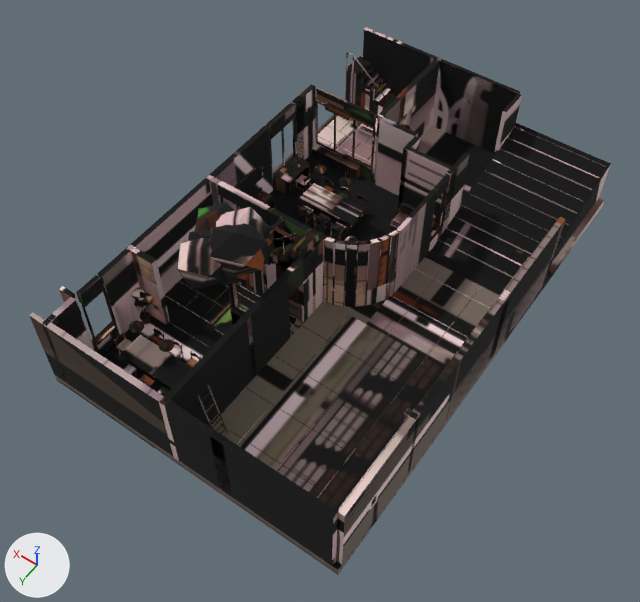
One commit to the glTF model site/public/models/baked/basement-day.gltf: the scene before it, then after it.
Both versions are drawn from a camera (50 mm lens) standing at (-4.35, 6.85, 9.89) and looking at (-0.04, 0.81, 0.4). Arrows for +X, +Y and +Z are at lower left; the lights stay in place. The older version comes first. Vertices at exactly the same position are counted once.

Objects in the first picture: 'basement.baked.001'.
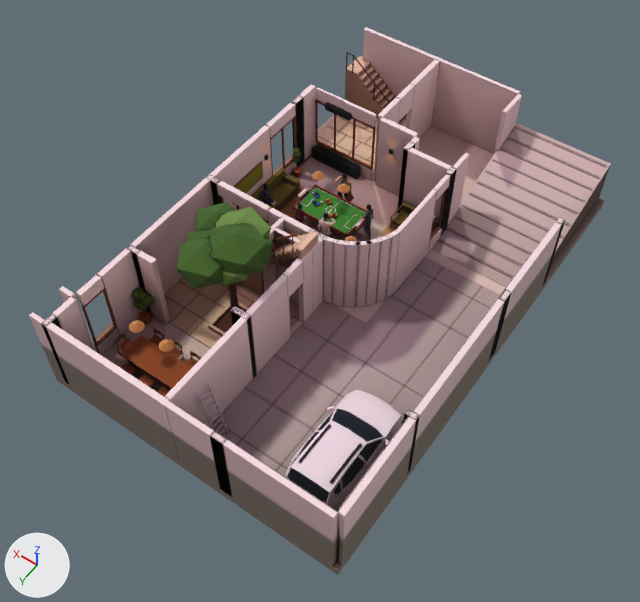
The change, as a diff of the scene's bpy script:
```diff
--- a/site/public/models/baked/basement-day.gltf.py
+++ b/site/public/models/baked/basement-day.gltf.py
@@ me_basement_baked_003 @@
 # used by ob_basement_baked_001; location = (0.0, 0.0, 0.0)
-me_basement_baked_003.from_pydata(...)  # 13933 vertices, 24026 faces; spans x -2.29..2.29, y -3.62..3.62, z -0.15..2.0
+me_basement_baked_003.from_pydata(...)  # 21020 vertices, 37584 faces; spans x -2.29..2.29, y -3.62..3.62, z -0.15..2.0
+# me_basement_baked_003 part 1: the loose piece of 8 vertices spanning x 0.54..0.72, y -0.68..-0.5, z 0.19..0.2 is scaled about its middle by (0.217, 0.227, 1), then moved by (0.12, -0.06, 0.16)
+# me_basement_baked_003 part 2: the loose piece of 8 vertices spanning x 1.14..1.32, y -0.68..-0.5, z 0.19..0.2 is scaled about its middle by (0.221, 0.231, 1), then moved by (-0.11, -0.11, 0.16)
+# me_basement_baked_003 part 3: the loose piece of 8 vertices spanning x 1.14..1.32, y -1.22..-1.04, z 0.19..0.2 is turned -42.5 degrees about the z axis through its middle and scaled by 0.234, then moved by (-0.02, 0.28, 0.16)
+# me_basement_baked_003 part 4: 122 loose pieces with 1924 vertices, spanning x -0.29..1.99, y -1.37..0.46, z 0.01..0.96, are deleted
+# me_basement_baked_003 part 5: 50 vertices removed from x 0.85..1.98, y -1.23..-0.44, z 0.01..0.33; 7134 vertices added at x -0.48..2.0, y -1.84..0.49, z 0.01..0.98
+# me_basement_baked_003 part 6: 1663 vertices added at x -2.0..-1.1, y 1.55..3.35, z 0.0..0.65
+# me_basement_baked_003 part 7: 20277 kept faces spanning x -2.29..2.29, y -3.62..3.62, z -0.15..2.0 get new texture (UV) coordinates
+# other edits to the shape of me_basement_baked_003 do not show in these pictures
 me_basement_baked_003.materials.append(mat_baked_basement_day)
```

Changed parts and their boxes (x1, y1, x2, y2) in the pictures (640 x 602 px; the box of a moved part takes in the faces that stretch with it):
part 1 of me_basement_baked_003, moved or reshaped (not visible afterwards)
    before: (330, 222, 347, 234)
part 2 of me_basement_baked_003, moved or reshaped (not visible afterwards)
    before: (298, 205, 314, 217)
part 3 of me_basement_baked_003, moved or reshaped (not visible afterwards)
    before: (323, 185, 334, 192)
part 4 of me_basement_baked_003, deleted
    before: (239, 154, 367, 240)
part 5 of me_basement_baked_003, built on
    before: (268, 187, 350, 209)
    after: (251, 148, 393, 240)
part 6 of me_basement_baked_003, added
    after: (285, 390, 403, 511)
part 7 of me_basement_baked_003, surface changed (lighter)
    both: (29, 27, 611, 575)
